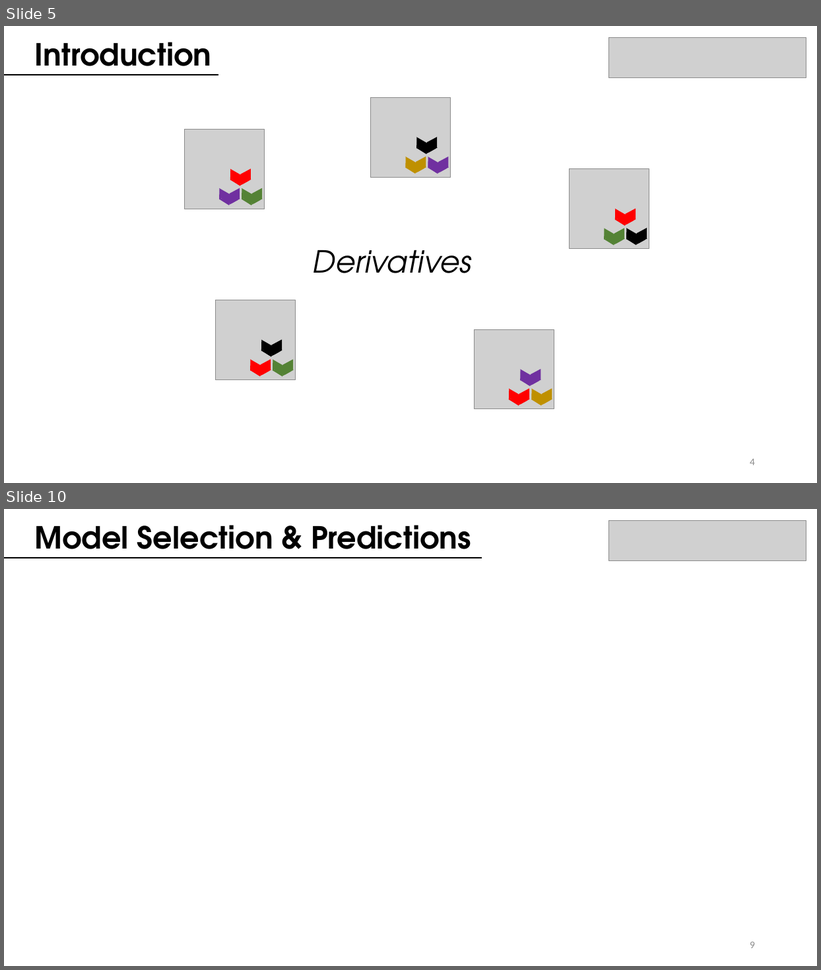
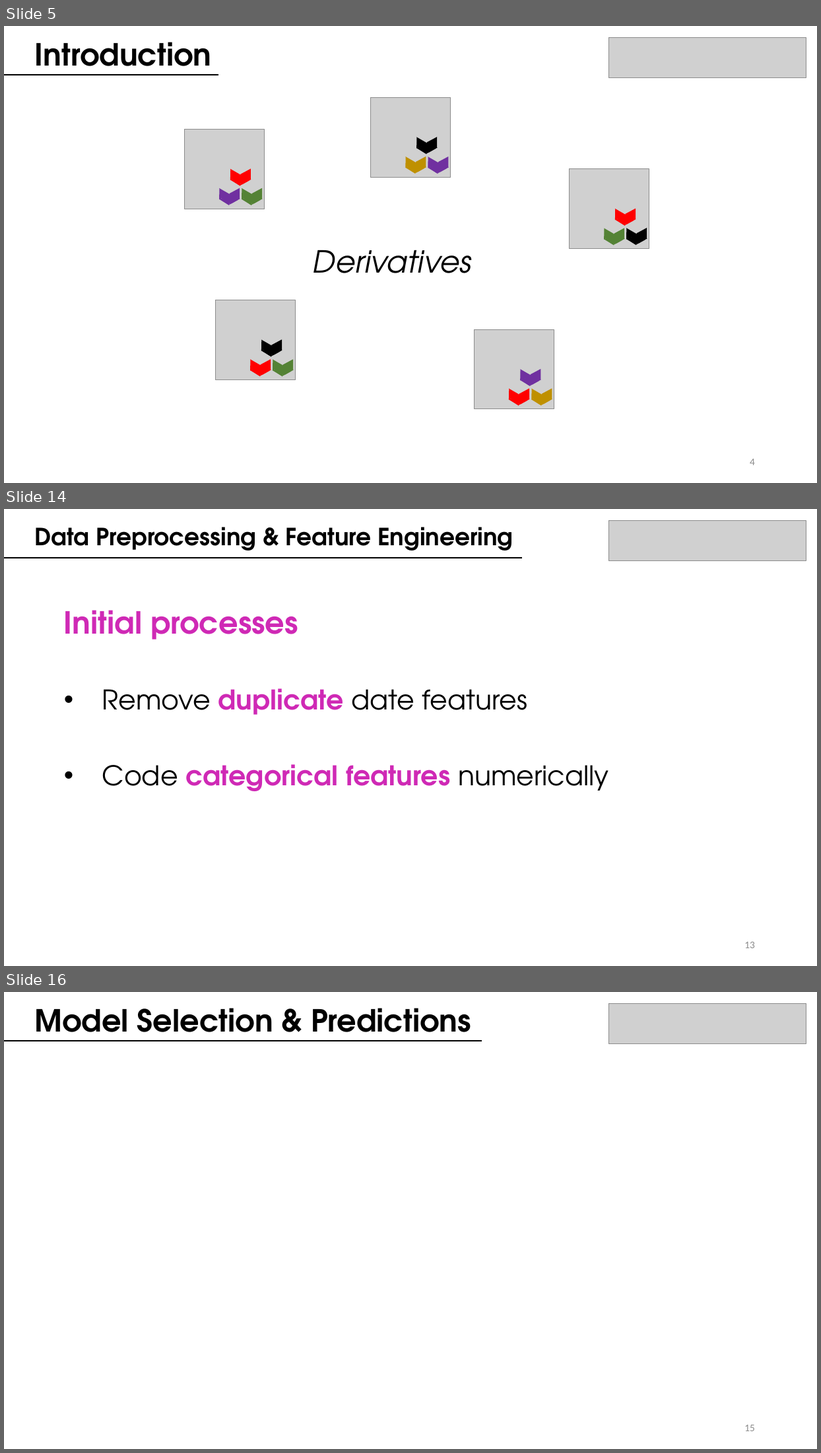
Before and after one commit to juanbeta98/DataScienceStudyCase, a slide deck: BMW ML Case Study.pptx. Shown one above the other, each under a label of ours: slides 5 and 10 before the commit, slides 5, 14 and 16 after it; the slides between them are not shown. The pictures are 821x970 and 821x1453 pixels, drawn with LibreOffice and Linux fonts; fonts in the diff are those of the drawing; grey boxes stand for pictures. Boxes give left, top, right and bottom in pixels: in the first picture for what was removed or moved away, otherwise in the second. Text is boxed around its words. In the diff, an @@ line names an element or a change of style, - is before the commit and + after.

```diff
--- a/BMW ML Case Study.pptx
+++ b/BMW ML Case Study.pptx
@@ slide 14 added at bbox=[4, 509, 817, 966], background #FFFFFF @@
@@ text added at bbox=[35, 527, 513, 551], 28 pt, text #000000, bold @@
+Data Preprocessing & Feature Engineering
@@ picture added at bbox=[609, 521, 806, 561] @@
@@ line added from (4, 557) to (523, 557), #000000 0.5 pt @@
@@ line added from (4, 559) to (523, 559), #000000 0.5 pt @@
@@ text added at bbox=[64, 610, 298, 640], 36 pt, text #CF29B5, bold @@
+Initial processes
@@ text added at bbox=[102, 689, 609, 791], 32 pt, text #000000 @@
+• Remove duplicate date features
+• Code categorical features numerically
@@ page number added at bbox=[745, 942, 755, 949], 12 pt, text #8C8C8C @@
+13
@@ what was slide 10 is now slide 16 @@
@@ page number at bbox=[745, 1425, 755, 1432]: text changed @@
-9
+15
```
Also in this commit, not shown: 3 slides changed, 6 other slides added, 1 slide removed, 2 other files.
